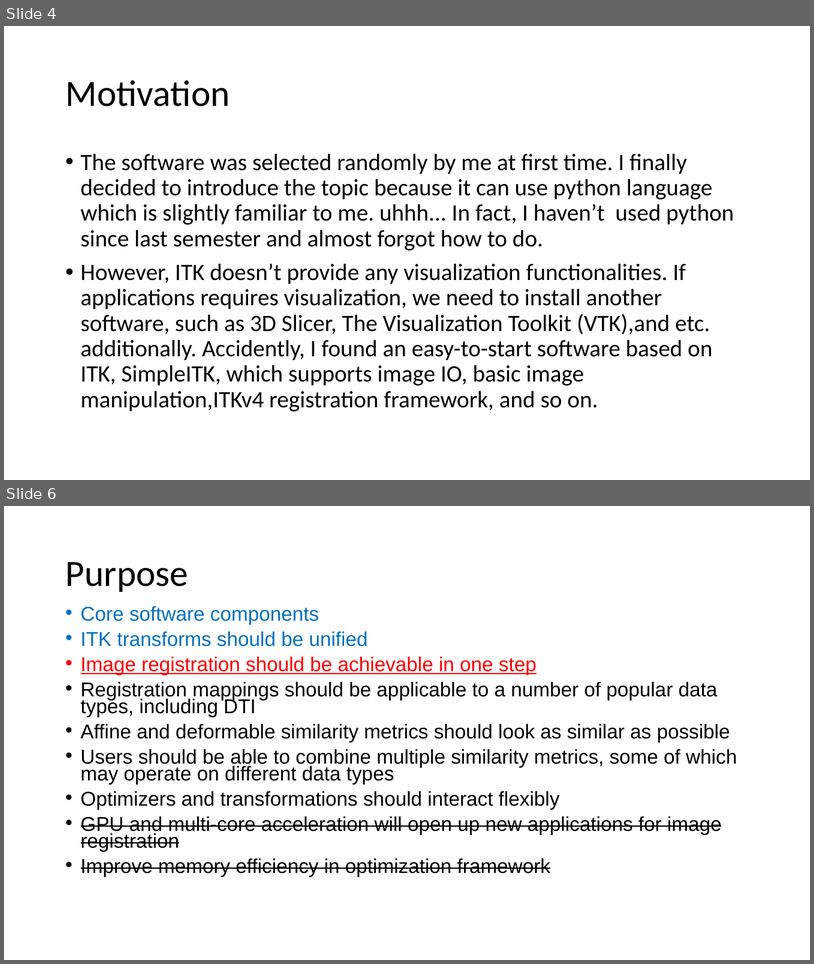
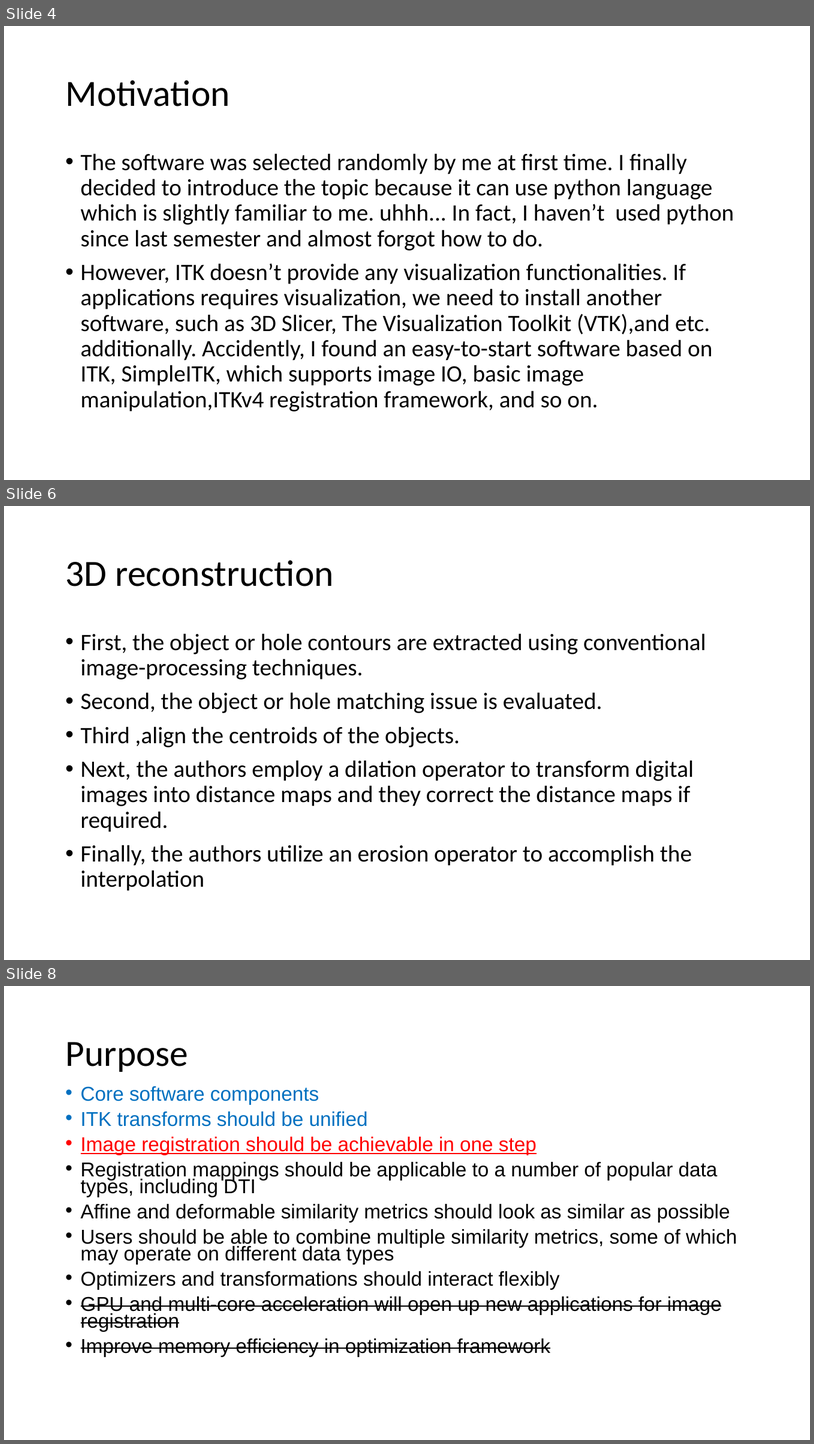
Before and after one commit to autotntfan/BIP, a slide deck: The insight toolkit image registration framework.pptx. Shown one above the other, each under a label of ours: slides 4 and 6 before the commit, slides 4, 6 and 8 after it; the slides between them are not shown. The pictures are 814x964 and 814x1444 pixels, drawn with LibreOffice and Linux fonts; fonts in the diff are those of the drawing. Boxes give left, top, right and bottom in pixels: in the first picture for what was removed or moved away, otherwise in the second. Text is boxed around its words. In the diff, an @@ line names an element or a change of style, - is before the commit and + after.

```diff
--- a/The insight toolkit image registration framework.pptx
+++ b/The insight toolkit image registration framework.pptx
@@ slide 6 added at (4,506,810,960), background #FFFFFF @@
@@ title added at (65,560,334,586), 44 pt, text #000000 @@
+3D reconstruction
@@ text added at (81,633,706,891), 28 pt, text #000000 @@
+• First, the object or hole contours are extracted using conventional image-processing techniques.
+• Second, the object or hole matching issue is evaluated.
+• Third ,align the centroids of the objects.
+• Next, the authors employ a dilation operator to transform digital images into distance maps and they correct the distance maps if required.
+• Finally, the authors utilize an erosion operator to accomplish the interpolation
@@ what was slide 6 is now slide 8 @@
```
Also in this commit, not shown: 5 slides changed, 9 other slides added.
